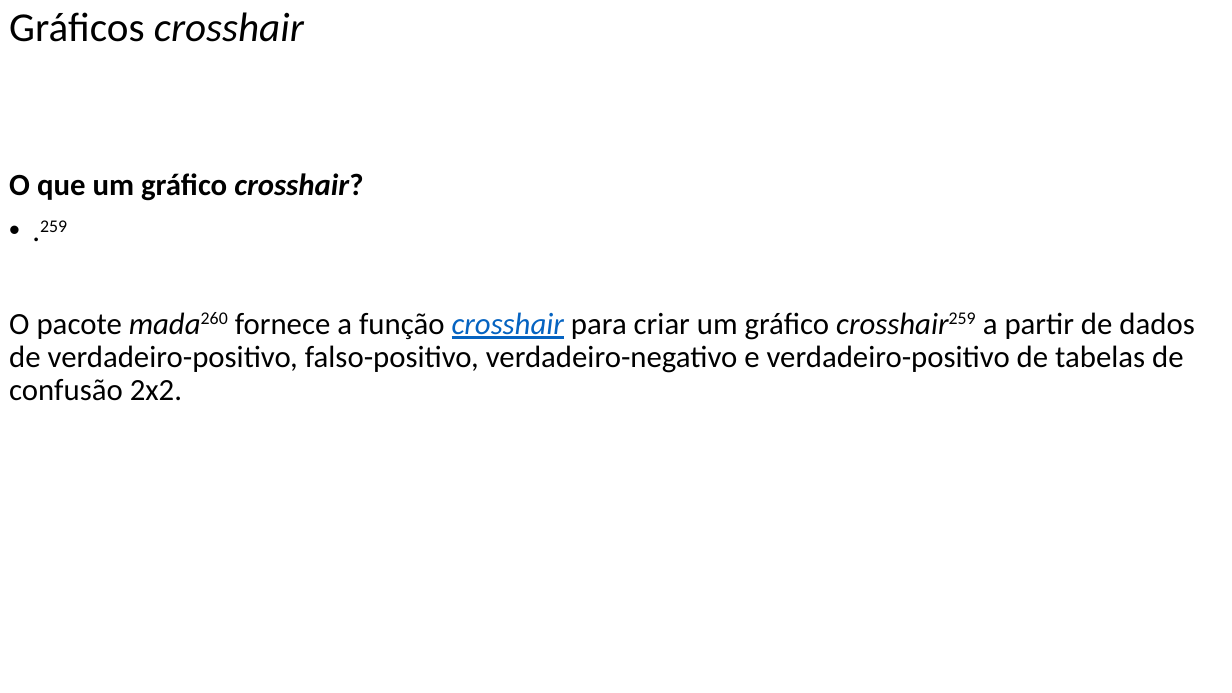
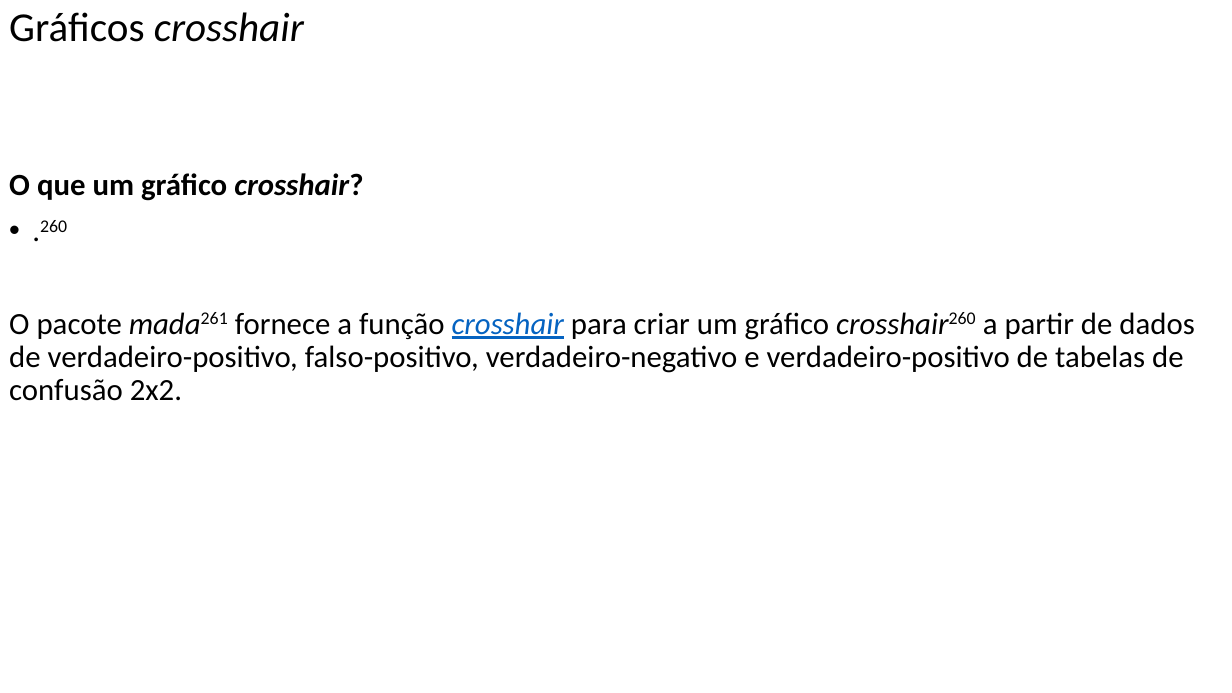
Before and after one commit to FerreiraAS/Ciencia-com-R, a slide deck: slide 175 of docs/Ciencia-com-R.pptx. Drawn at 1232x693 pixels with LibreOffice and Linux fonts; fonts in the diff are those of the drawing. Boxes give left, top, right and bottom in pixels: in the first picture for what was removed or moved away, otherwise in the second. Text is boxed around its words. In the diff, an @@ line names an element or a change of style, - is before the commit and + after.

```diff
--- a/docs/Ciencia-com-R.pptx
+++ b/docs/Ciencia-com-R.pptx
@@ text at (9,220,1194,401): text changed @@
-• .259
-O pacote mada260 fornece a função crosshair para criar um gráfico crosshair259 a partir de dados de verdadeiro-positivo, falso-positivo, verdadeiro-negativo e verdadeiro-positivo de tabelas de confusão 2x2.
+• .260
+O pacote mada261 fornece a função crosshair para criar um gráfico crosshair260 a partir de dados de verdadeiro-positivo, falso-positivo, verdadeiro-negativo e verdadeiro-positivo de tabelas de confusão 2x2.
```
Also in this commit, not shown: 18 other slides changed, 28 other files.
